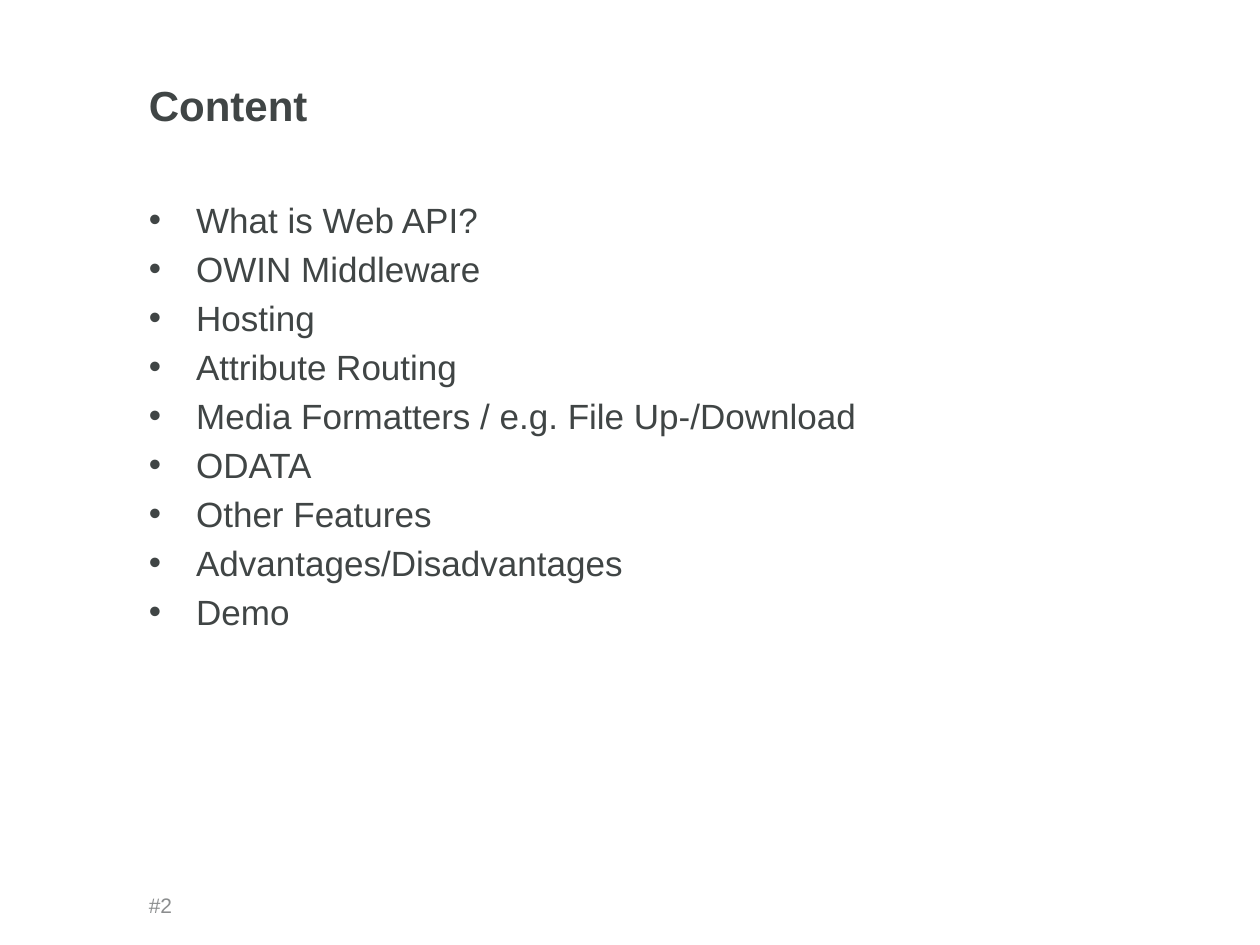
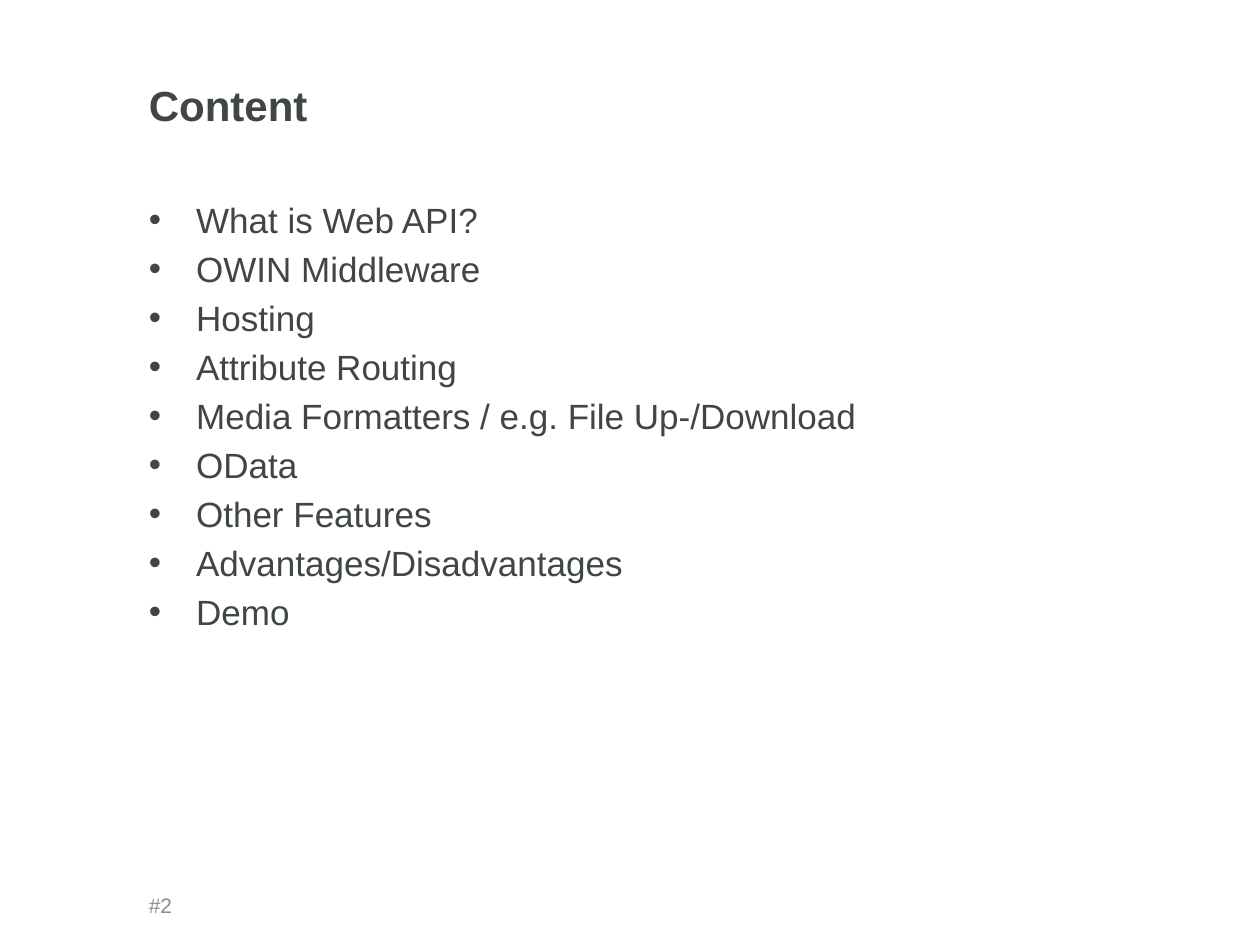
Before and after one commit to rfe-nosi/WebAPI, a slide deck: slide 2 of WebAPI_Short.pptx. Drawn at 1260x945 pixels with LibreOffice and Linux fonts; fonts in the diff are those of the drawing; background and template pictures are left out. Boxes give left, top, right and bottom in pixels: in the first picture for what was removed or moved away, otherwise in the second. Text is boxed around its words. In the diff, an @@ line names an element or a change of style, - is before the commit and + after.

```diff
--- a/WebAPI_Short.pptx
+++ b/WebAPI_Short.pptx
@@ text at <box>196,453,297,479</box>: text changed @@
-• ODATA
+• OData
```
Also in this commit, not shown: 3 other slides changed.
